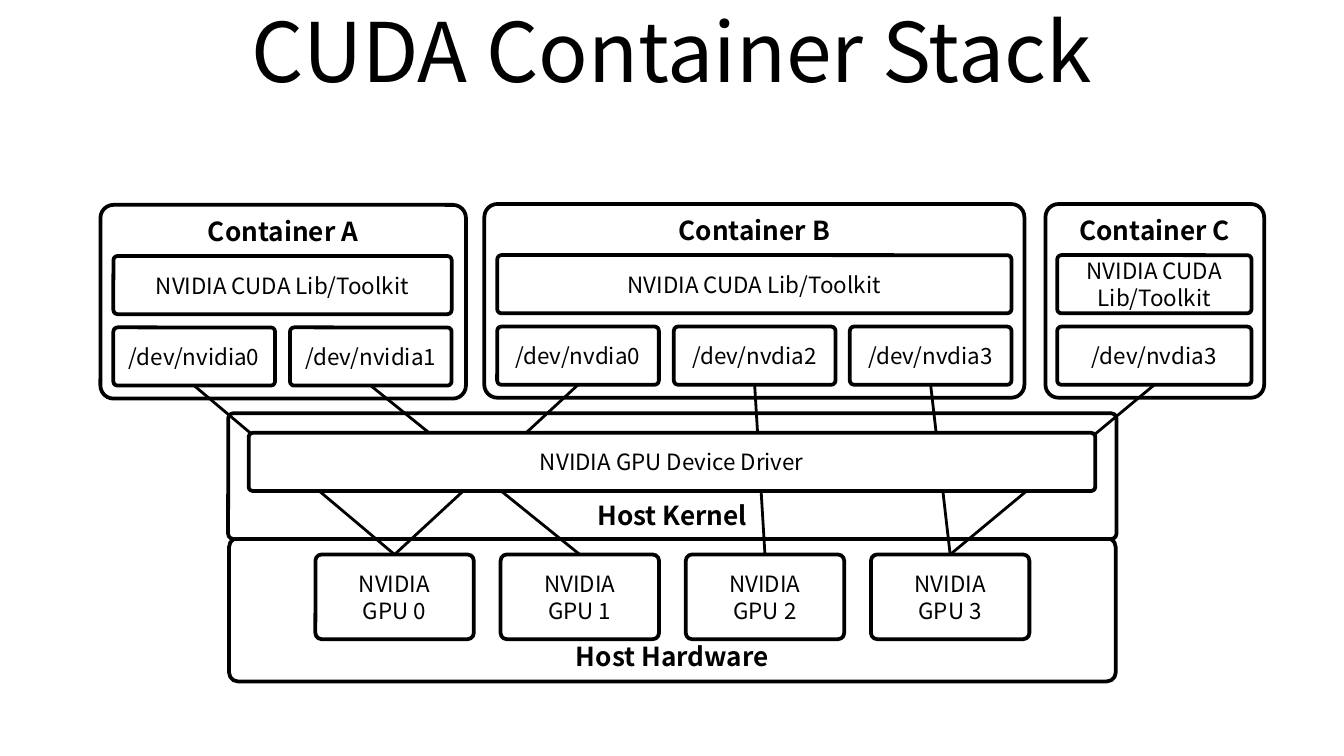
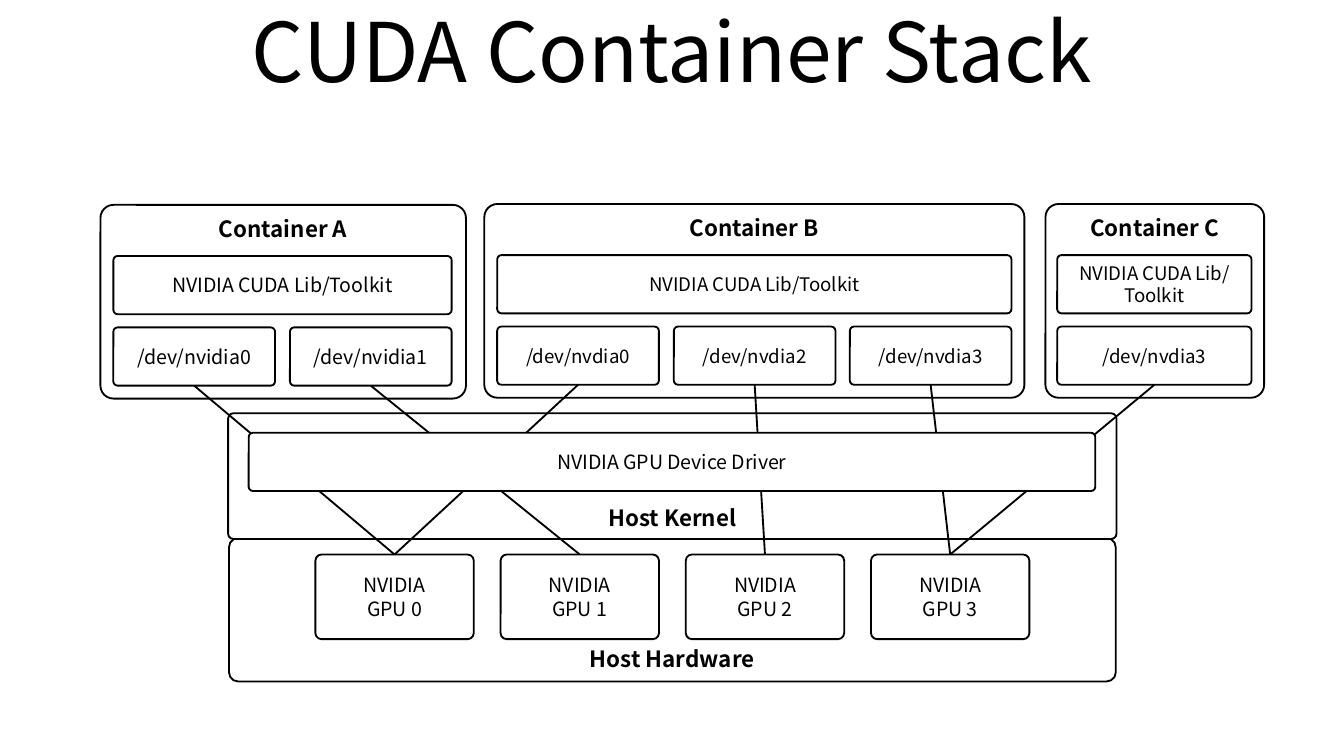
Before and after one commit to ssup2/blog-software, a slide deck: slide 3 of content/docs/theory-analysis/container-nvidia-gpu/images/images.pptx. Drawn at 1344x756 pixels with LibreOffice and Linux fonts; fonts in the diff are those of the drawing. Boxes give left, top, right and bottom in pixels: in the first picture for what was removed or moved away, otherwise in the second. Text is boxed around its words. In the diff, an @@ line names an element or a change of style, - is before the commit and + after.

```diff
--- a/content/docs/theory-analysis/container-nvidia-gpu/images/images.pptx
+++ b/content/docs/theory-analysis/container-nvidia-gpu/images/images.pptx
@@ size 14 to 12 pt; outline #000000 2 pt to #000000 1 pt in 5 elements at [228, 538, 1116, 681], [228, 414, 1117, 540], [101, 204, 466, 398], [484, 204, 1024, 398], [1046, 204, 1265, 398] @@
@@ size 12 to 10 pt; outline #000000 2 pt to #000000 1 pt in 6 elements at [497, 327, 659, 384], [673, 327, 835, 384], [497, 255, 1012, 313], [849, 327, 1011, 384], [1058, 327, 1253, 384], [1058, 255, 1253, 313] @@
@@ line (194, 386) - (395, 555): stroke #000000 1.5 pt to #000000 1 pt @@
@@ line (371, 386) - (579, 555): stroke #000000 1.5 pt to #000000 1 pt @@
@@ line (578, 384) - (395, 555): stroke #000000 1.5 pt to #000000 1 pt @@
@@ line (755, 384) - (765, 555): stroke #000000 1.5 pt to #000000 1 pt @@
@@ line (1154, 384) - (950, 555): stroke #000000 1.5 pt to #000000 1 pt @@
@@ size 12 to 10.5 pt; outline #000000 2 pt to #000000 1 pt in 8 elements at [316, 555, 474, 640], [500, 555, 659, 640], [685, 555, 844, 640], [871, 555, 1030, 640], [113, 328, 274, 386], [290, 328, 452, 386], [113, 257, 452, 314], [249, 433, 1095, 491] @@
```
Also in this commit, not shown: 1 other slide changed, 1 slide added, 4 other files.
